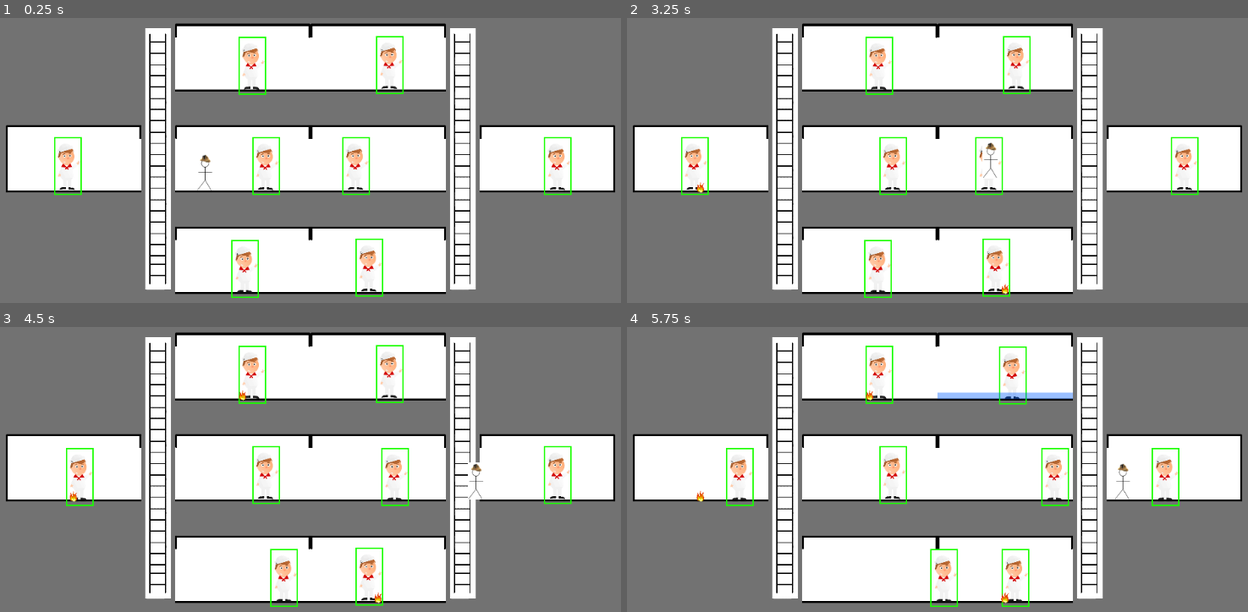
Above: before the commit, frames 1-4 (two rows, left to right).
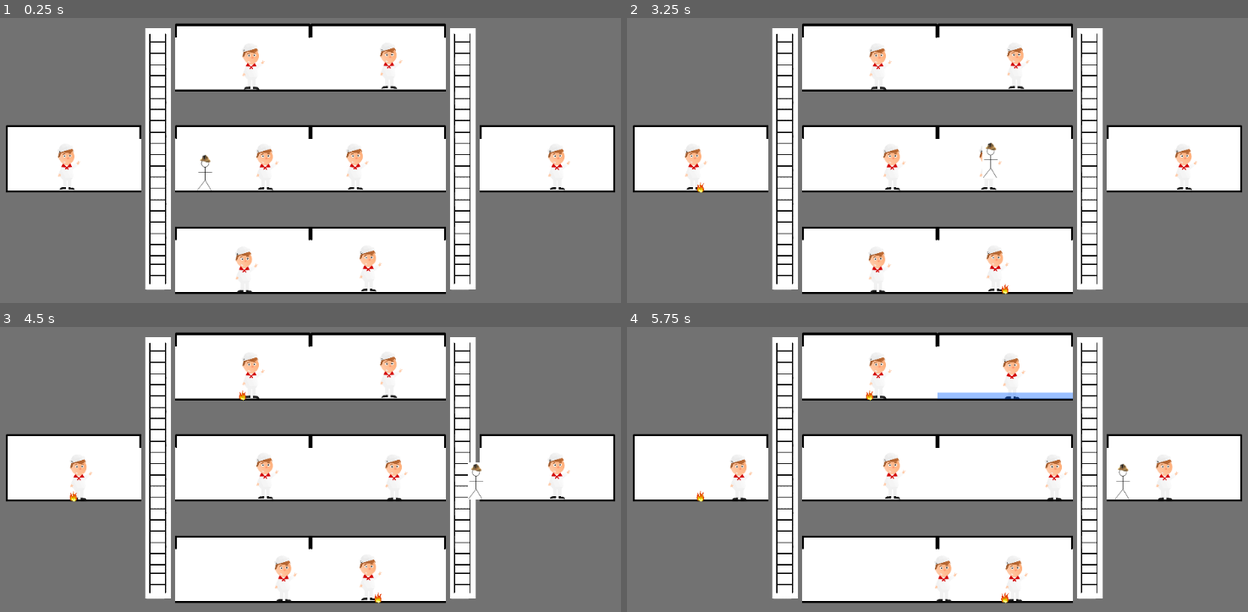
Above: after the commit, the same moments.

Repository: danielcannell/deep-clue-sea
Game: Godot game, scene res://Main.tscn
Two runs of this game, one before a commit and one after it. Both use one fixed random seed, a clock stepped at 60 frames per second and the inputs below.
Inputs (mouse positions are in pixels of both pictures, inside the frame that each line leads up to):
- Up to frame 1 (0.25 s): no input
- Up to frame 2 (3.25 s): tap Enter at 0.5, 2 s; move the mouse to (701, 157) at 0.52 s; hold D (move_right) 0.53-2.03 s; click (701, 157) at 0.67 s; tap Space (jump) at 0.77, 1.25, 1.52, 3.02 s; move the mouse to (1005, 57) at 1.27 s; click (1005, 57) at 1.42 s; move the mouse to (1005, 157) at 2.02 s; hold A (move_left) 2.03-2.78 s; click (1005, 157) at 2.17 s; move the mouse to (1005, 260) at 2.77 s; hold D (move_right) from 2.78 s (still down); click (1005, 260) at 2.92 s
- Up to frame 3 (4.5 s): move the mouse to (242, 366) at 3.52 s; click (242, 366) at 3.67 s; tap Space (jump) at 3.77 s; move the mouse to (242, 466) at 4.27 s; release D (move_right) at 4.28 s; hold A (move_left) from 4.28 s (still down); click (242, 466) at 4.42 s
- Up to frame 4 (5.75 s): tap Space (jump) at 4.52 s; move the mouse to (869, 569) at 5.02 s; release A (move_left) at 5.03 s; hold D (move_right) from 5.03 s (still down); click (869, 569) at 5.17 s

The runs differ from the first frame. In frame 1, 1.4% of the frame differs, in the area x 8-93%, y 6-99%; in frame 2, 1.4%; in frame 3, 1.3%; in frame 4, 1.4%.

Commit message:
Start creman selection implementation

Diff:
--- a/crewmen/Crewman.gd
+++ b/crewmen/Crewman.gd
@@ -12,6 +12,8 @@
     Globals.Rooms.PumpRoom
 ]
 
+signal clicked
+
 # Each crewman has a name, and is the traitor or not
 var crew_name = null
 var traitor = false
@@ -24,11 +26,15 @@
 var destination = null
 var idle_time = 0.0
 
+var selected = false
+
+func _input_event(viewport, event, shape_idx):
+    if event is InputEventMouseButton:
+        if event.button_index == BUTTON_LEFT and event.pressed:
+            emit_signal("clicked")
+
 func _ready():
-    # Called every time the node is added to the scene.
-    # Initialization here
-    # get_node("../Submarine")
-    pass
+    deselect()
 
 func get_random_pos_in_room(room):
     return room.centre_position() + Vector2(rand_range(-450, 450), 0)
@@ -114,3 +120,11 @@
                         idle_time = 0
                         destination = get_random_pos_in_room(sub.room(Globals.ROOMS_LIST[randi() % 8]))
                         state = crew_state.MOVING
+
+func select():
+    selected = true
+    get_node("Line2D").set_default_color(Color(0.2, 1.0, 0.2, 1.0))
+
+func deselect():
+    selected = false
+    get_node("Line2D").set_default_color(Color(0.0, 0.0, 0.0, 0.0))
